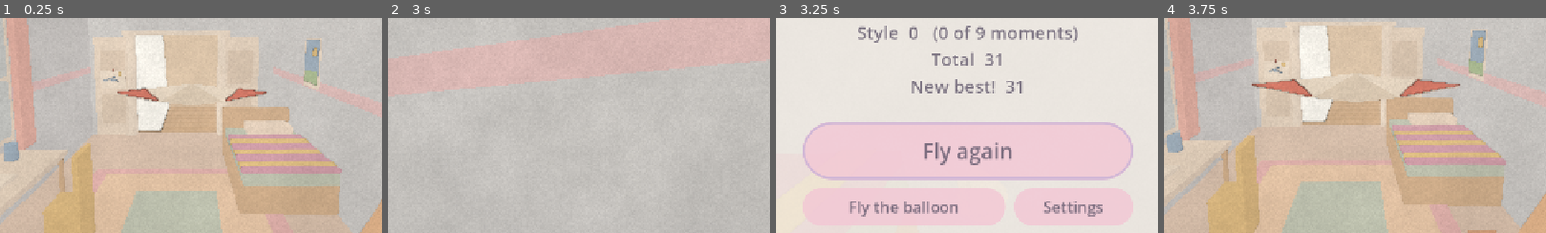
Above: before the commit, frames 1-4 (left to right).
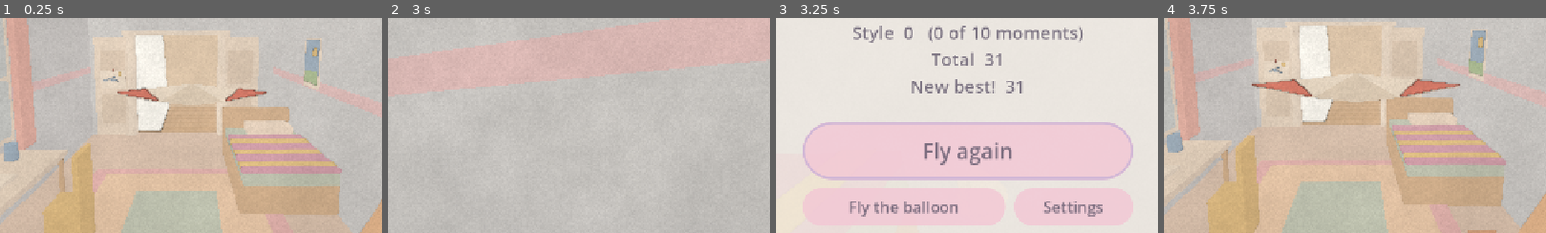
Above: after the commit, the same moments.

Repository: bartbasi/Updraft
Game: Godot game, scene res://scenes/main.tscn
Same seed, same stepped clock (60 frames per second), same inputs: the game is played once before the commit and once after it. Sound files missing from this copy of the repository are replaced by a short silence.
Inputs (mouse positions are % of the whole screen's width and height, from its top left):
- Up to frame 1 (0.25 s): no input
- Up to frame 2 (3 s): move the mouse to (72, 45) at 0.52 s; hold D 0.53-1.25 s; click (72, 45) at 0.67 s; drag from (30, 55) to (45, 70) at 1.27 s; move the mouse to (60, 28) at 2.02 s; hold D 2.03-2.75 s; drag from (45, 70) to (20, 35) at 2.77 s
- Up to frame 3 (3.25 s): no input
- Up to frame 4 (3.75 s): click "Fly again" at 3.5 s
The pictures show only the part of the screen within x 25-75%, y 35-85%; the shares and areas given below are measured in that part.

Frames 1-2 are identical in both runs. In frame 3, 1.9% of the frame differs, in the area x 20-81%, y 3-12%; in frame 4, nothing differs.

Commit message:
More world, step 9: scoring through the Gap
A tenth style moment, "Through the Gap", pays for diving low over the saddle;
the first crossing brings a gust, a whoosh and the view widening a moment.
Landing on the island pays 500 and on the beach 250; coming to rest on the
water is a "Splashdown!" with a splash (no bonus, not a crash), and any other
run past the saddle ends "Through the Gap!". Airtime now counts up to 90 s,
and the distance spine runs on to the far shore.

Co-Authored-By: Claude Opus 5.5 <noreply@anthropic.com>

Diff:
--- a/scripts/course.gd
+++ b/scripts/course.gd
@@ -244,7 +244,7 @@
 		Vector3(-3.0, 8.5, 31.0), Vector3(-3.0, 7.5, 22.0), Vector3(-2.0, 8.5, 15.0),
 		Vector3(-4.5, 8.0, -22.0), Vector3(0.0, 5.0, -45.0), Vector3(0.0, 5.5, -52.0),
 		Vector3(2.5, 7.0, -69.0), Vector3(0.0, 7.5, -88.5), Vector3(0.0, 4.0, -130.0),
-		Vector3(0.0, 6.0, -280.0),
+		Vector3(0.0, 6.0, -280.0), Vector3(6.0, 18.0, -334.0), Vector3(4.0, 6.0, -400.0), Vector3(0.0, 4.0, -480.0),
 	])
 
 
@@ -270,6 +270,10 @@
 			Vector3(1, 9.0, -79), Vector3(0.3, 8.0, -84), Vector3(0, 7.5, -88.5), Vector3(0, 7.2, -93)])},
 		{"id": &"ridge_run", "title": "Ridge run", "path": PackedVector3Array([
 			Vector3(-33, 20.0, -160), Vector3(-37, 26.0, -188), Vector3(-37, 30.5, -212)])},  # ends where the routes turn off
+		# Low over the saddle and diving into the bowl: arriving at 21-22 means diving about 4 units
+		# in the last 30, the outdoor answer to the stair dive. Gliding straight over high pays nothing.
+		{"id": &"gap", "title": "Through the Gap", "path": PackedVector3Array([
+			Vector3(6, 19.5, -318), Vector3(6, 17.5, -334), Vector3(6, 15.5, -350), Vector3(5, 12.0, -366)])},
 	]
 
 
@@ -280,7 +284,17 @@
 	return [
 		{"id": "lavender", "title": "Lavender landing!", "area": Rect2(LAVENDER_X.x, LAVENDER_Z.y, LAVENDER_X.y - LAVENDER_X.x, LAVENDER_Z.x - LAVENDER_Z.y)},
 		{"id": "picnic", "title": "Picnic landing!", "area": Rect2(PICNIC_X.x - slide, PICNIC_Z.y - slide, PICNIC_X.y - PICNIC_X.x + slide * 2.0, PICNIC_Z.x - PICNIC_Z.y + slide * 2.0)},
+		# The island: its corners are at the shoreline, and a plane that slid into the water is a
+		# splashdown, not an island landing (see on_water()).
+		{"id": "island", "title": "Island landing!", "area": Rect2(ISLAND.x - 5.5, ISLAND.y - 5.5, 11.0, 11.0)},
+		# The beach's south part (the warm sand's lift ends at its north end), clear of the waterline.
+		{"id": "beach", "title": "Beach landing!", "area": Rect2(BEACH_X.x + 2.0, BEACH_Z.y, BEACH_X.y - BEACH_X.x - 2.0, 34.0)},
 	]
+
+
+## Resting in the water: the lake, or the inlet where the Gap's stream meets it.
+static func on_water(pos: Vector3) -> bool:
+	return pos.z < CREST_Z and terrain_height(pos.x, pos.z) < LAKE_Y - 0.05
 
 
 ## Over the lavender field (seen from above).
--- a/scripts/follow_camera.gd
+++ b/scripts/follow_camera.gd
@@ -10,6 +10,9 @@
 var _shake := 0.0
 var _intro_eye := Vector3.ZERO
 var _intro_time := -1.0  ## Seconds into the opening shot; negative when not in it.
+var _base_fov := 70.0  ## The field of view before any kick.
+var _kick := 0.0  ## Degrees of the current kick at its height.
+var _kick_time := -1.0  ## Seconds into the kick; negative when there is none.
 
 
 func _ready() -> void:
@@ -26,9 +29,31 @@
 	_shake = maxf(_shake, amount)
 
 
+## Widens the view by `degrees` for a moment (Tuning camera_fov_kick_in / _out).
+func kick_fov(degrees: float) -> void:
+	_kick = degrees
+	_kick_time = 0.0
+
+
+## The kick's degrees now: up over the kick-in, back down over the kick-out.
+func _kick_now(delta: float) -> float:
+	if _kick_time < 0.0:
+		return 0.0
+	_kick_time += delta
+	var up := maxf(_t().camera_fov_kick_in, 0.01)
+	var down := maxf(_t().camera_fov_kick_out, 0.01)
+	if _kick_time >= up + down:
+		_kick_time = -1.0
+		return 0.0
+	if _kick_time < up:
+		return _kick * smoothstep(0.0, 1.0, _kick_time / up)
+	return _kick * (1.0 - smoothstep(0.0, 1.0, (_kick_time - up) / down))
+
+
 ## Jumps straight to the resting spot behind the plane.
 func snap() -> void:
-	fov = _wanted_fov()
+	_base_fov = _wanted_fov()
+	fov = _base_fov
 	var p := target.global_position
 	_follow = _unblocked(p, _resting_spot(p))
 	global_position = _follow
@@ -57,7 +82,8 @@
 		return
 	# Outdoors the view widens, easing over camera_fov_ease seconds.
 	var fov_span := absf(_t().camera_fov_outside - _t().camera_fov)
-	fov = move_toward(fov, _wanted_fov(), fov_span / maxf(_t().camera_fov_ease, 0.01) * delta) if fov_span > 0.0 else _wanted_fov()
+	_base_fov = move_toward(_base_fov, _wanted_fov(), fov_span / maxf(_t().camera_fov_ease, 0.01) * delta) if fov_span > 0.0 else _wanted_fov()
+	fov = _base_fov + _kick_now(delta)
 	var p := target.get_global_transform_interpolated().origin
 	var want := _unblocked(p, _resting_spot(p))
 	_follow = _unblocked(p, _follow.lerp(want, 1.0 - exp(-_t().camera_follow_speed * delta)))
--- a/scripts/game.gd
+++ b/scripts/game.gd
@@ -14,6 +14,8 @@
 @onready var camera: FollowCamera = $Camera
 
 var reached_outside := false
+var crossed_gap := false  ## Through the Gap's saddle this flight.
+var _splash: AudioStreamPlayer
 var scoring: Scoring
 var best_score := 0
 var _ended := false
@@ -166,6 +168,40 @@
 	sink_ticks += 1
 
 
+## Coming down on the water: a splash, and a ring of droplets thrown up around the plane.
+func _splash_at(at: Vector3) -> void:
+	_splash.play()
+	var drops := CPUParticles3D.new()
+	drops.one_shot = true
+	drops.explosiveness = 1.0
+	drops.amount = 12
+	drops.lifetime = 0.9
+	drops.emission_shape = CPUParticles3D.EMISSION_SHAPE_RING
+	drops.emission_ring_axis = Vector3.UP
+	drops.emission_ring_radius = 0.6
+	drops.emission_ring_inner_radius = 0.5
+	drops.emission_ring_height = 0.0
+	drops.direction = Vector3.UP
+	drops.spread = 25.0
+	drops.initial_velocity_min = 2.5
+	drops.initial_velocity_max = 3.5
+	drops.gravity = Vector3(0.0, -9.0, 0.0)
+	var quad := QuadMesh.new()
+	quad.size = Vector2(0.18, 0.18)
+	var mat := StandardMaterial3D.new()
+	mat.shading_mode = BaseMaterial3D.SHADING_MODE_UNSHADED
+	mat.transparency = BaseMaterial3D.TRANSPARENCY_ALPHA
+	mat.billboard_mode = BaseMaterial3D.BILLBOARD_PARTICLES
+	mat.albedo_texture = Art.soft_dot()
+	mat.albedo_color = Color("dceef6")
+	quad.material = mat
+	drops.mesh = quad
+	drops.position = Vector3(at.x, Course.LAKE_Y + 0.05, at.z)
+	add_child(drops)
+	drops.finished.connect(drops.queue_free)
+	drops.emitting = true
+
+
 ## Lift lost: a soft sigh in the voice of the air just left, quieter if soon after the last one.
 func _play_sigh() -> void:
 	var tune := plane.tuning
@@ -269,6 +305,12 @@
 		reached_outside = true
 		swell(tune.window_gust_db, tune.window_gust_fade)
 		_whoosh.play()
+	var at := plane.global_position
+	if not crossed_gap and at.z < Course.SADDLE.x and absf(at.x - Course.GAP_X) < 30.0 and not plane.is_ended():
+		crossed_gap = true  # the reveal: a gust, a whoosh and the view opening up
+		swell(tune.gap_gust_db, tune.gap_gust_fade)
+		_whoosh.play()
+		camera.kick_fov(tune.camera_fov_gap_kick)
 	# Wind rises and falls with airspeed, plus any swell on top.
 	var span := maxf(tune.wind_loud_speed - tune.wind_quiet_speed, 0.01)
 	var t := 0.0 if plane.is_ended() else clampf((plane.model.velocity.length() - tune.wind_quiet_speed) / span, 0.0, 1.0)
@@ -374,9 +416,15 @@
 	if _ended:
 		return
 	var p := plane.global_position
-	if p.y - Course.terrain_height(p.x, p.z) < 1.0:  # resting on the grass, not up in a tree
+	var splashed := Course.on_water(p)
+	if p.y - Course.terrain_height(p.x, p.z) < 1.0 and not splashed:  # resting on the grass, not up in a tree
 		scoring.land(p, Course.landing_spots())
 	var title := "You flew outside!" if reached_outside else "Touchdown"
+	if crossed_gap:
+		title = "Through the Gap!"  # past the saddle, where the gust blew
+	if splashed:
+		title = "Splashdown!"  # not a crash: the airtime counts, there's just no bonus
+		_splash_at(p)
 	if not scoring.landing.is_empty():
 		title = scoring.landing["title"]
 	_finish(title, plane.tuning.card_delay_landed)
@@ -525,6 +573,7 @@
 	_vario_beep = _player("res://audio/vario.wav", tune.vario_db_quiet)
 	_sigh = _player("res://audio/sigh.wav", tune.lift_lost_db)
 	_sink_tick = _player("res://audio/sink_tick.wav", tune.sink_tick_db_quiet)
+	_splash = _player("res://audio/splash.wav", tune.splash_db)
 	vario = Vario.new(tune)
 	_near_query.shape = SphereShape3D.new()
 	_near_query.collision_mask = PaperPlane.WORLD_LAYER
--- a/scripts/tuning.gd
+++ b/scripts/tuning.gd
@@ -125,6 +125,11 @@
 ## seconds: the world opens up after the window.
 @export_range(40.0, 110.0) var camera_fov_outside := 80.0
 @export var camera_fov_ease := 1.5
+## Crossing the Gap's saddle, the view widens by `camera_fov_gap_kick` degrees over
+## `camera_fov_kick_in` seconds and eases back over `camera_fov_kick_out`.
+@export var camera_fov_gap_kick := 5.0
+@export var camera_fov_kick_in := 0.4
+@export var camera_fov_kick_out := 1.6
 ## The camera aims this far above the plane's path ahead (units).
 @export var camera_look_above := 0.3
 ## Flying the balloon outdoors (it is bigger from behind than the plane), the camera sits higher and
@@ -181,6 +186,12 @@
 ## `window_gust_fade` seconds.
 @export var window_gust_db := 6.0
 @export var window_gust_fade := 1.5
+## Crossing the Gap's saddle the first time: a gust of wind that swells by `gap_gust_db` and
+## fades over `gap_gust_fade` seconds, with a whoosh.
+@export var gap_gust_db := 4.0
+@export var gap_gust_fade := 1.2
+## Coming down on the water.
+@export var splash_db := -8.0
 ## Flying into the ridge's rising air: a swell of breeze this much louder, fading over
 ## `ridge_swell_fade` seconds.
 @export var ridge_swell_db := 3.0
@@ -335,14 +346,17 @@
 	"kettle": {"points": 100, "radius": 2.5},
 	"window": {"points": 150, "radius": 2.0},
 	"ridge_run": {"points": 120, "radius": 4.0},
+	"gap": {"points": 150, "radius": 4.0},
 }
 ## Outdoors, points for every second in the air, up to `airtime_max_seconds` (so circling
 ## forever doesn't pay forever).
 @export var airtime_points_per_second := 5.0
-@export var airtime_max_seconds := 60.0
+@export var airtime_max_seconds := 90.0
 ## Coming to rest (not crashing) on a landing spot outdoors pays a bonus. Spots are in
 ## Course.landing_spots().
 @export var landing_bonus := {
 	"lavender": 200,
 	"picnic": 400,
+	"island": 500,
+	"beach": 250,
 }
--- a/tests/test_game_scoring.gd
+++ b/tests/test_game_scoring.gd
@@ -73,7 +73,7 @@
 	var t := Tuning.new()
 	for def in Course.style_moment_defs():
 		check(t.style_moments.has(String(def["id"])), "%s has points and a radius in Tuning" % def["id"])
-	check(Course.style_moment_defs().size() == 9, "the eight moments from the brief, and the ridge run")
+	check(Course.style_moment_defs().size() == 10, "the eight moments from the brief, the ridge run and the Gap")
 
 
 func test_a_whole_run_scores_distance_and_style_and_distance_never_drops() -> void:
@@ -498,3 +498,95 @@
 		check(not entered.is_empty(), "from %s the plane flies into rising air (%s)" % [start, entered])
 		check(not game.circle_hint_shown, "from %s: no circling hint" % start)
 		await cleanup()
+
+
+## Past the Gap: resting on the island or the beach pays their bonuses; airtime now caps at 90 s.
+func test_the_island_and_the_beach_pay_and_airtime_caps_at_ninety_seconds() -> void:
+	var t := Tuning.new()
+	var spots := Course.landing_spots()
+	for spot in [["island", Vector3(Course.ISLAND.x, 0.3, Course.ISLAND.y)], ["beach", Vector3(50.0, 0.2, -430.0)]]:
+		var s := Scoring.new(t, PackedVector3Array([Vector3.ZERO, Vector3(0, 0, -1)]), [])
+		s.land(spot[1], spots)
+		check(s.landing.get("id", "") == spot[0] and s.landing_points == int(t.landing_bonus[spot[0]]), "resting on the %s pays %d (%d)" % [spot[0], int(t.landing_bonus[spot[0]]), s.landing_points])
+	var a := Scoring.new(t, PackedVector3Array([Vector3.ZERO, Vector3(0, 0, -1)]), [])
+	for i in 60 * 150:
+		a.add_airtime(1.0 / 60.0)
+	check(a.airtime_points() == 450, "airtime pays at most 450 (%d)" % a.airtime_points())
+	check(Course.on_water(Vector3(20.0, -1.15, -420.0)) and not Course.on_water(Vector3(Course.ISLAND.x, 0.2, Course.ISLAND.y)) and not Course.on_water(Vector3(50.0, 0.2, -430.0)), "the lake is water; the island and the beach are not")
+
+
+## In the game: coming down in the lake is a "Splashdown!" with no bonus (and not a crash: the
+## airtime counts); coming to rest elsewhere past the crest is "Through the Gap!".
+func test_splashdown_and_through_the_gap_on_the_card() -> void:
+	for case in [["Splashdown!", Vector3(20.0, 0.2, -420.0)], ["Through the Gap!", Vector3(-20.0, 0.0, -470.0)]]:
+		var game: Node = add_node(MAIN.instantiate())
+		var plane := game.get_node("Plane") as PaperPlane
+		plane.autopilot = func(_p: PaperPlane) -> Vector2: return Vector2.ZERO
+		await physics_frames(2)
+		var at: Vector3 = case[1]
+		plane.launch(Vector3(at.x, Course.terrain_height(at.x, at.z) + 1.0, at.z), 0.0)
+		var frames := 0
+		while not plane.is_ended() and frames < 60 * 20:
+			await tree.physics_frame
+			frames += 1
+		await tree.create_timer(1.0).timeout
+		check(not plane.model.crashed, "%s: not a crash" % case[0])
+		check(game._card_title.text == case[0], "the card says %s (%s at %s)" % [case[0], game._card_title.text, plane.global_position])
+		check(game.scoring.landing_points == 0, "%s: no landing bonus" % case[0])
+		check(game.scoring.airtime > 0.0, "%s: the airtime counts" % case[0])
+		await cleanup()
+
+
+## The first time over the saddle: a gust, a whoosh and the view widening a moment, once.
+func test_crossing_the_gap_gusts_and_widens_the_view() -> void:
+	var game: Node = add_node(MAIN.instantiate())
+	var plane := game.get_node("Plane") as PaperPlane
+	var camera := game.get_node("Camera") as FollowCamera
+	plane.autopilot = func(_p: PaperPlane) -> Vector2: return Vector2.ZERO
+	await physics_frames(2)
+	plane.launch(Vector3(Course.GAP_X, 22.0, Course.SADDLE.x + 12.0), 0.0)
+	camera.snap()
+	var widest := 0.0
+	var base := camera.fov
+	for f in 60 * 4:
+		await tree.process_frame
+		widest = maxf(widest, camera.fov - camera._base_fov)
+	check(game.crossed_gap, "it crossed the Gap")
+	check_between(widest, plane.tuning.camera_fov_gap_kick - 0.6, plane.tuning.camera_fov_gap_kick + 0.01, "the view's widest kick (degrees)")
+	check(absf(camera.fov - camera._base_fov) < 0.01, "and it eases back (%.2f, from %.1f)" % [camera.fov - camera._base_fov, base])
+	plane.launch(Vector3(Course.GAP_X, 22.0, Course.SADDLE.x + 12.0), 0.0)  # and across again
+	var again := 0.0
+	for f in 60 * 3:
+		await tree.process_frame
+		again = maxf(again, camera.fov - camera._base_fov)
+	check(again < 0.01, "only the first time (%.2f)" % again)
+
+
+## A pilot arriving over the Gap at 21.5 and diving down its style path in real flight earns
+## "Through the Gap" without touching the ground or the Gap's walls.
+func test_diving_through_the_gap_earns_its_moment() -> void:
+	var game: Node = add_node(MAIN.instantiate())
+	var plane := game.get_node("Plane") as PaperPlane
+	var path: PackedVector3Array
+	for def in Course.style_moment_defs():
+		if def["id"] == &"gap":
+			path = def["path"]
+	var pilot := Autopilot.new(PackedVector3Array([Vector3(Course.GAP_X, 21.5, -300.0)]) + path + PackedVector3Array([Vector3(4.0, 8.0, -385.0)]))
+	pilot.pitch_gain = 0.6
+	plane.autopilot = pilot.fly
+	await physics_frames(2)
+	plane.launch(Vector3(Course.GAP_X, 21.5, -300.0), 0.0)
+	var touches := plane.touches
+	var frames := 0
+	while frames < 60 * 14 and not plane.is_ended() and plane.global_position.z > -380.0:
+		await tree.physics_frame
+		frames += 1
+	var award := 0
+	var quality := 0.0
+	for m in game.scoring.moments:
+		if m.id == &"gap":
+			award = m.award
+			quality = m.quality
+	print("        through the Gap: +%d (quality %.2f), y %.1f at z %.0f" % [award, quality, plane.global_position.y, plane.global_position.z])
+	check(award > 0, "the dive earns the Gap moment (+%d)" % award)
+	check(not plane.model.crashed and plane.touches == touches, "without touching anything")
Not shown, added: audio/splash.wav.import
Not shown, added: audio/splash.wav
Not shown, changed: docs/build-notes.md
Not shown, changed: tools/gen_sounds.py
